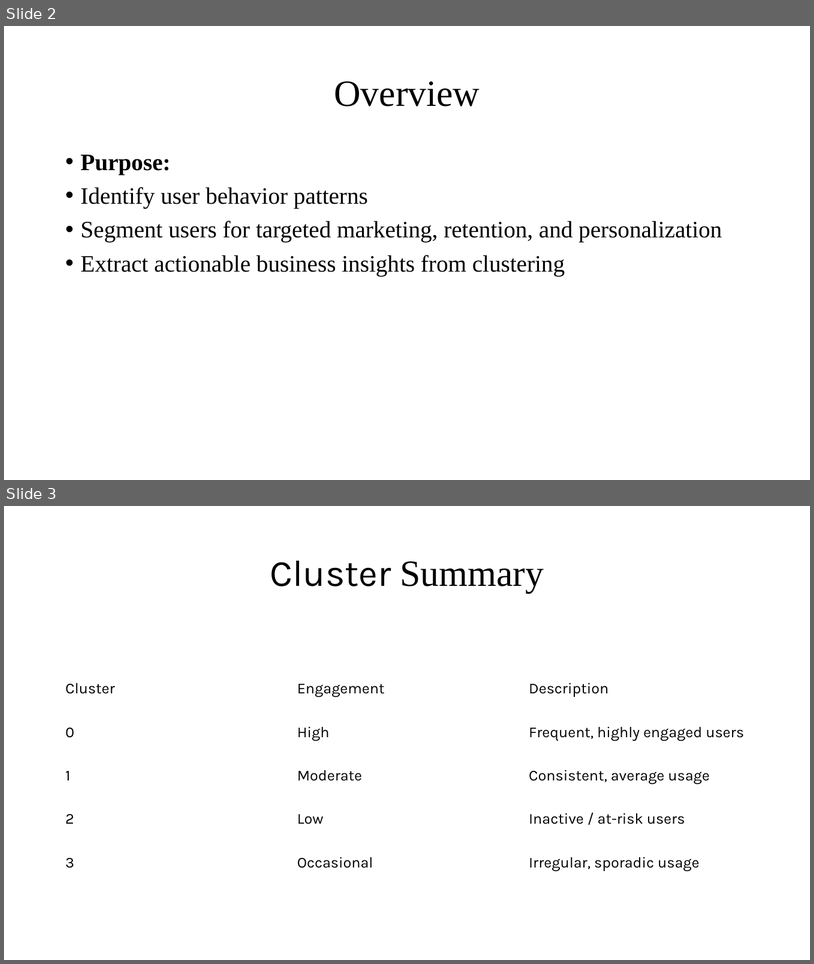
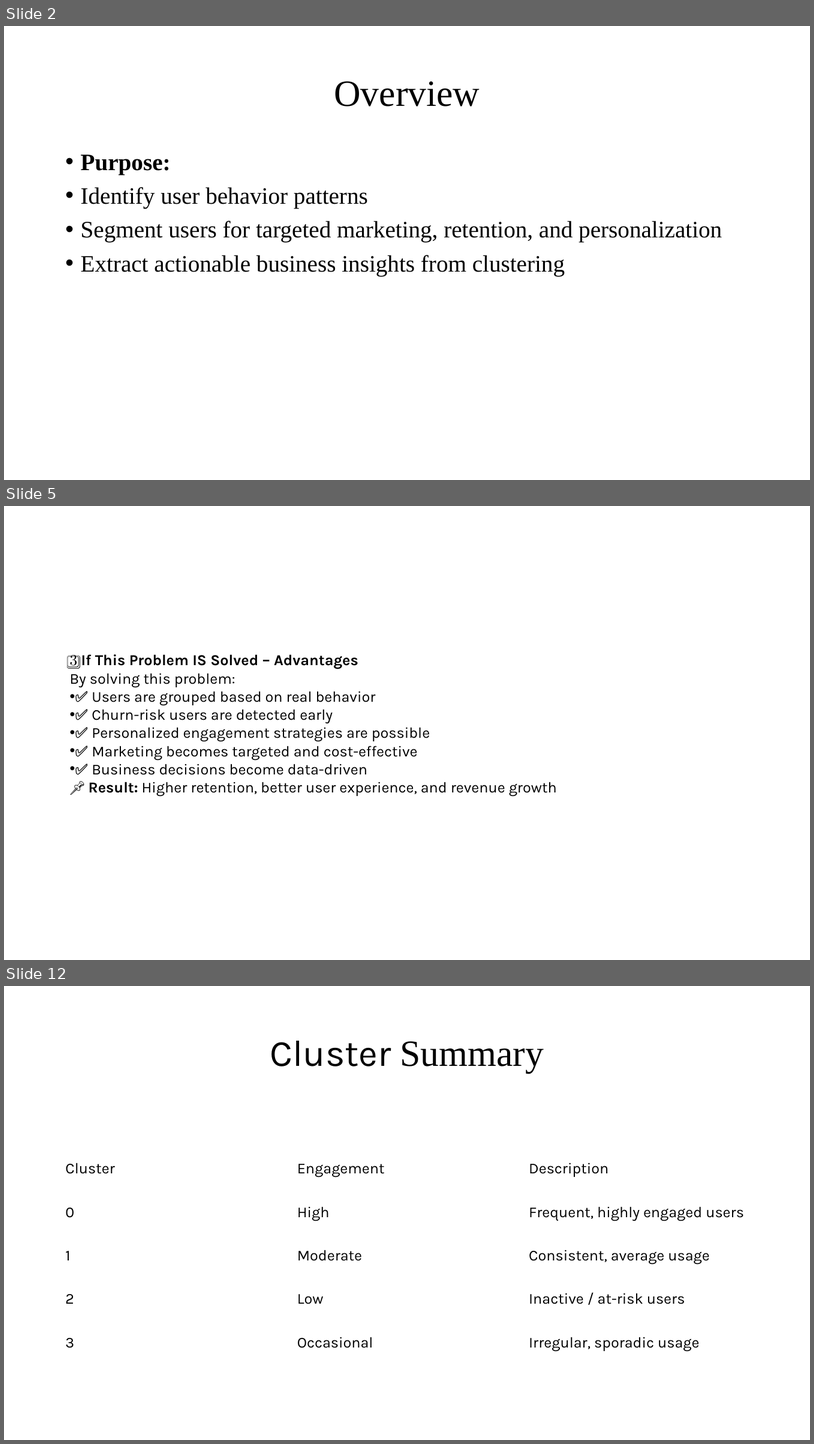
Before and after one commit to lakshmigojanece/-App-User-Behavior-Segmentation-Using-Unsupervised-Machine-Learning, a slide deck: App User Behavior Segmentation Using Unsupervised Machine Learning.ppt.pptx. Shown one above the other, each under a label of ours: slides 2 and 3 before the commit, slides 2, 5 and 12 after it; the slides between them are not shown. The pictures are 814x964 and 814x1444 pixels, drawn with LibreOffice and Linux fonts; fonts in the diff are those of the drawing. Boxes give left, top, right and bottom in pixels: in the first picture for what was removed or moved away, otherwise in the second. Text is boxed around its words. In the diff, an @@ line names an element or a change of style, - is before the commit and + after.

```diff
--- a/App User Behavior Segmentation Using Unsupervised Machine Learning.ppt.pptx
+++ b/App User Behavior Segmentation Using Unsupervised Machine Learning.ppt.pptx
@@ slide 5 added at bbox=[4, 506, 810, 960], background #FFFFFF @@
@@ text added at bbox=[70, 654, 557, 796], 18 pt, text #000000 @@
+3️⃣ If This Problem IS Solved – Advantages
+By solving this problem:
+• ✅ Users are grouped based on real behavior
+• ✅ Churn-risk users are detected early
+• ✅ Personalized engagement strategies are possible
+• ✅ Marketing becomes targeted and cost-effective
+• ✅ Business decisions become data-driven
+📌 Result: Higher retention, better user experience, and revenue growth
@@ what was slide 3 is now slide 12 @@
```
Also in this commit, not shown: 8 other slides added.
